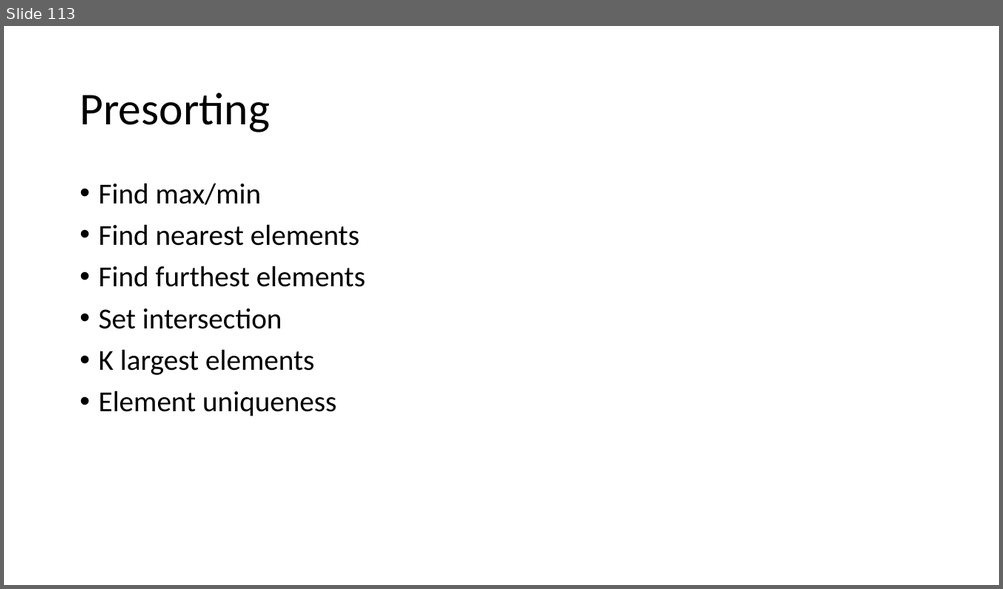
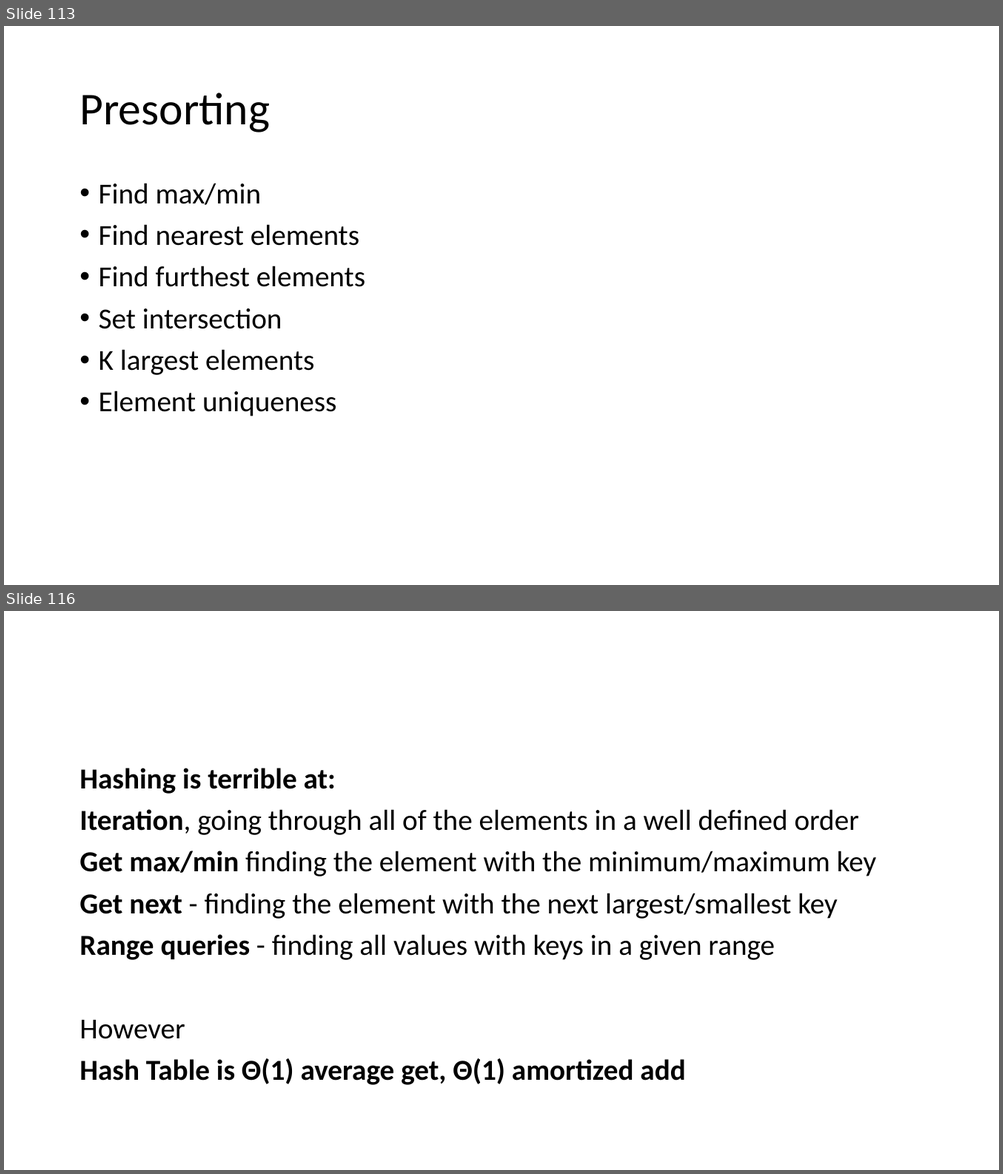
Before and after one commit to skalakm/232, a slide deck: notes.pptx. Shown one above the other, each under a label of ours: slide 113 before the commit, slides 113 and 116 after it; the slides between them are not shown. The pictures are 1003x589 and 1003x1174 pixels, drawn with LibreOffice and Linux fonts; fonts in the diff are those of the drawing. Boxes give left, top, right and bottom in pixels: in the first picture for what was removed or moved away, otherwise in the second. Text is boxed around its words. In the diff, an @@ line names an element or a change of style, - is before the commit and + after.

Commit message:
added hash stuff

```diff
--- a/notes.pptx
+++ b/notes.pptx
@@ slide 116 added at (4, 611, 999, 1170), background #FFFFFF @@
@@ text added at (79, 768, 876, 1085), 28 pt, text #000000 @@
+Hashing is terrible at:
+Iteration, going through all of the elements in a well defined order
+Get max/min finding the element with the minimum/maximum key
+Get next - finding the element with the next largest/smallest key
+Range queries - finding all values with keys in a given range
+However
+Hash Table is Θ(1) average get, Θ(1) amortized add
```
Also in this commit, not shown: 5 other slides added.
